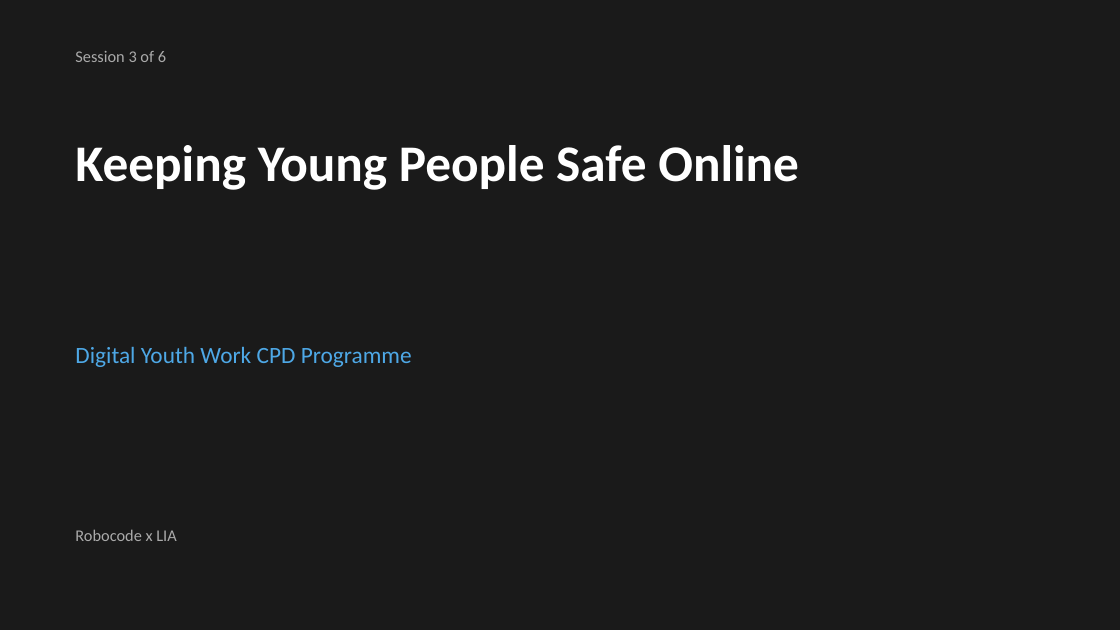
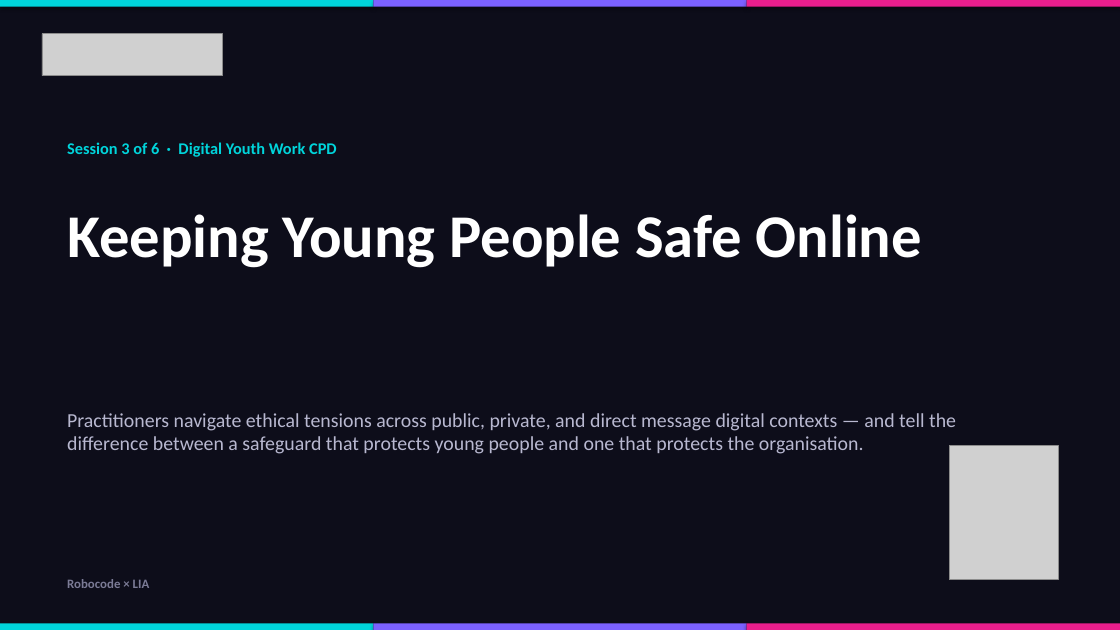
Before and after one commit to bh1ff/cpd-v2, a slide deck: slide 1 of assets/downloads/Session-3-Keeping-Young-People-Safe-Online.pptx. Drawn at 1120x630 pixels with LibreOffice and Linux fonts; fonts in the diff are those of the drawing; grey boxes stand for pictures. Boxes give left, top, right and bottom in pixels: in the first picture for what was removed or moved away, otherwise in the second. Text is boxed around its words. In the diff, an @@ line names an element or a change of style, - is before the commit and + after.

```diff
--- a/assets/downloads/Session-3-Keeping-Young-People-Safe-Online.pptx
+++ b/assets/downloads/Session-3-Keeping-Young-People-Safe-Online.pptx
@@ background #1A1A1A to #0D0D1A @@
@@ rectangle added at [0,0,373,7], fill #00D4DB @@
@@ rectangle added at [373,0,746,7], fill #7B61FF @@
@@ rectangle added at [747,0,1120,7], fill #E91E8C @@
@@ picture added at [42,34,223,76] @@
@@ text at [67,142,337,157]: text changed; text colour #AAAAAA to #00D4DB; bold on @@
-Session 3 of 6
+Session 3 of 6 · Digital Youth Work CPD
@@ text "Keeping Young People Safe Online": place and size @@
-text "Keeping Young People Safe Online" at [75,145,799,190]
+text "Keeping Young People Safe Online" at [67,214,922,268]
@@ text "Keeping Young People Safe Online" at [67,214,922,268]: size 44 to 52 pt @@
@@ text removed at [75,346,412,367] @@
-Digital Youth Work CPD Programme
@@ text added at [67,413,956,454], 17 pt, text #B8B8D0 @@
+Practitioners navigate ethical tensions across public, private, and direct message digital contexts — and tell the difference between a safeguard that protects young people and one that protects the organisation.
@@ picture added at [949,445,1059,580] @@
@@ text at [67,579,150,588]: text changed; size 14 to 11 pt; text colour #AAAAAA to #7B7B96; bold on @@
-Robocode x LIA
+Robocode × LIA
@@ rectangle added at [0,623,373,630], fill #00D4DB @@
@@ rectangle added at [373,623,746,630], fill #7B61FF @@
@@ rectangle added at [747,623,1120,630], fill #E91E8C @@
```
Also in this commit, not shown: 15 other slides changed, 16 slides added, 1 slide removed, 2 other files.
